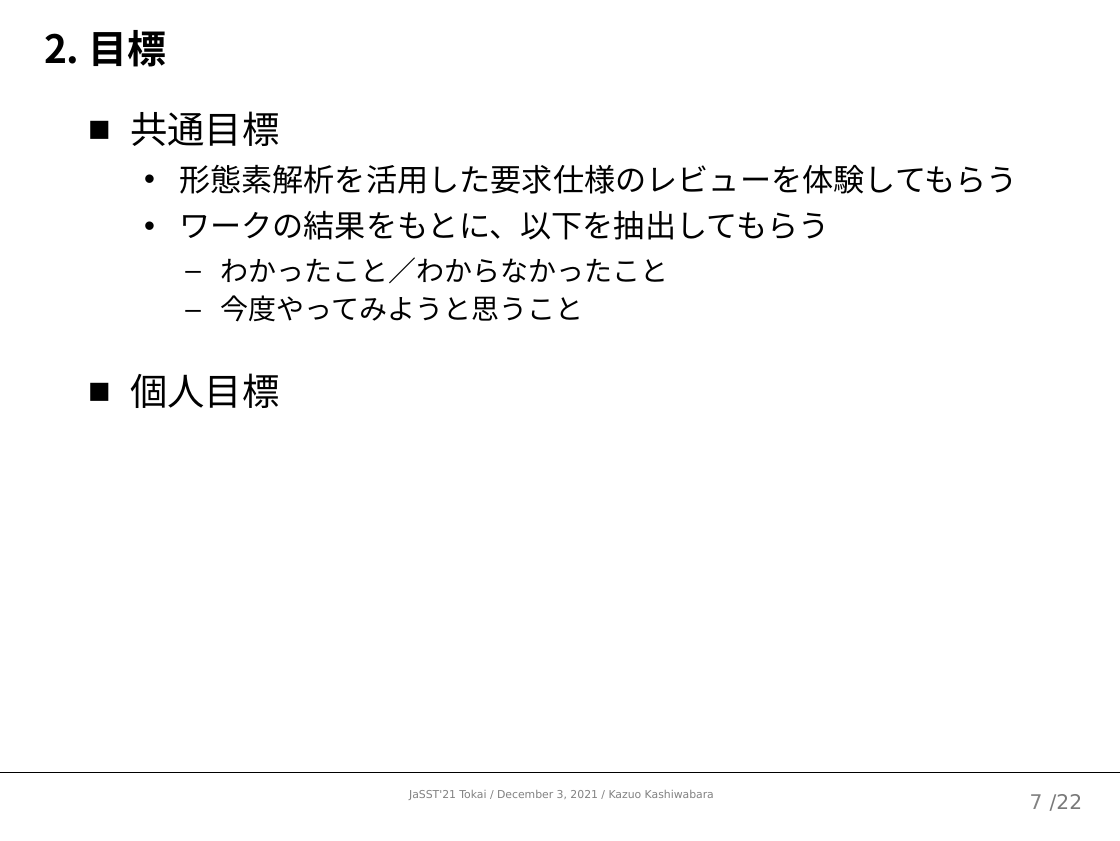
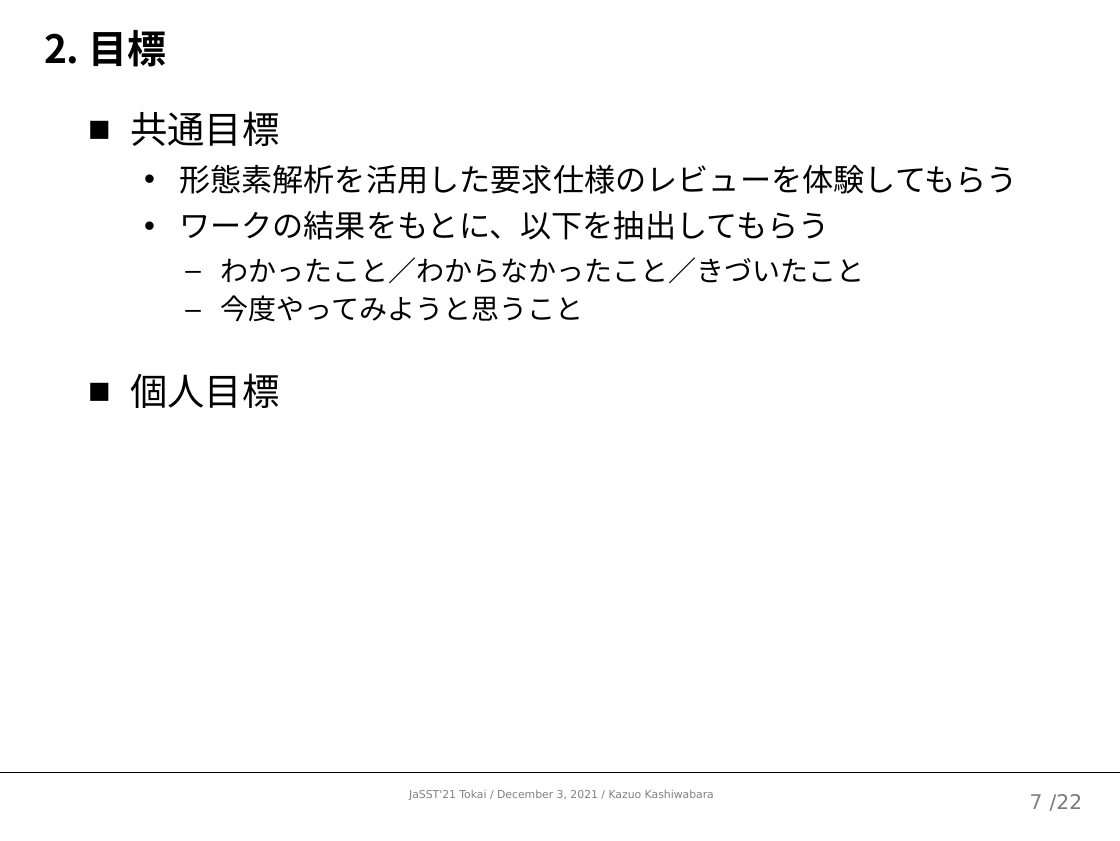
Before and after one commit to kazuo-reve/Work_MorphologicalBasedReview, a slide deck: slide 8 of 形態素ベースドレビューワークショップ.pptx. Drawn at 1120x841 pixels with LibreOffice and Linux fonts; fonts in the diff are those of the drawing. Boxes give left, top, right and bottom in pixels: in the first picture for what was removed or moved away, otherwise in the second. Text is boxed around its words. In the diff, an @@ line names an element or a change of style, - is before the commit and + after.

```diff
--- a/形態素ベースドレビューワークショップ.pptx
+++ b/形態素ベースドレビューワークショップ.pptx
@@ text at <box>220,257,864,283</box>: text changed @@
-    – わかったこと／わからなかったこと
+    – わかったこと／わからなかったこと／きづいたこと
```
Also in this commit, not shown: 4 other slides changed.
